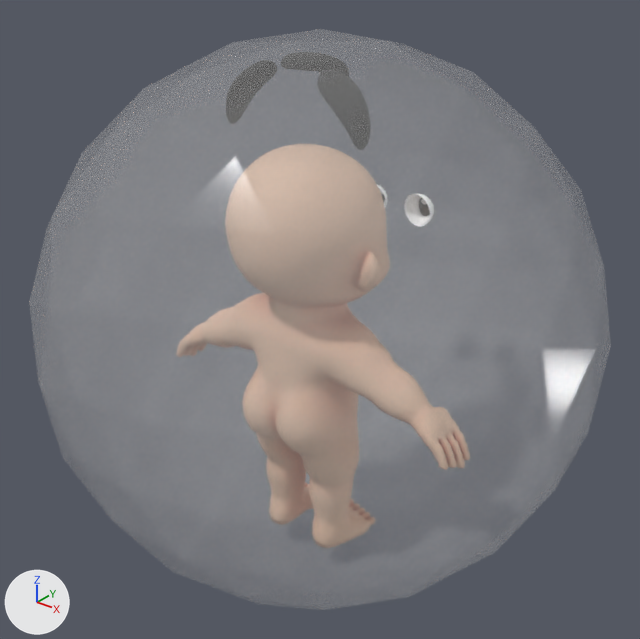
Two versions of the glTF model module/source/month9/baby9.glb, one commit apart.
Both versions are drawn from a 50 mm lens placed at (3.14, -3.89, 3.99), pointed at (0.0, 0.05, 1.55). The lights are fixed; the arrows at lower left show +X, +Y and +Z. The older version comes first. Where no turn or scale is listed for an object, it has been applied to the vertices.

The scene before the commit, as lines of its bpy script (objects in view):
```python
mat_material_002 = principled_material('Material.002')
mat_material_002.base_color = (1.0, 1.0, 1.0)  # white #ffffff
mat_material_002.roughness = 0.139
mat_material_002.alpha = 0.133
me_icosphere_001 = bpy.data.meshes.new('Icosphere.001')
me_icosphere_001.from_pydata(...)  # an icosphere of 320 faces spanning x -1.34..1.34, y -1.34..1.35, z -1.41..1.28
me_icosphere_001.materials.append(mat_material_002)  # white #ffffff
ob_icosphere = bpy.data.objects.new('Icosphere', me_icosphere_001)
ob_icosphere.parent = ob_empty
ob_icosphere.location = (0.0, -0.0149, 0.483)
ob_icosphere.scale = (0.38, 0.38, 0.38)
```
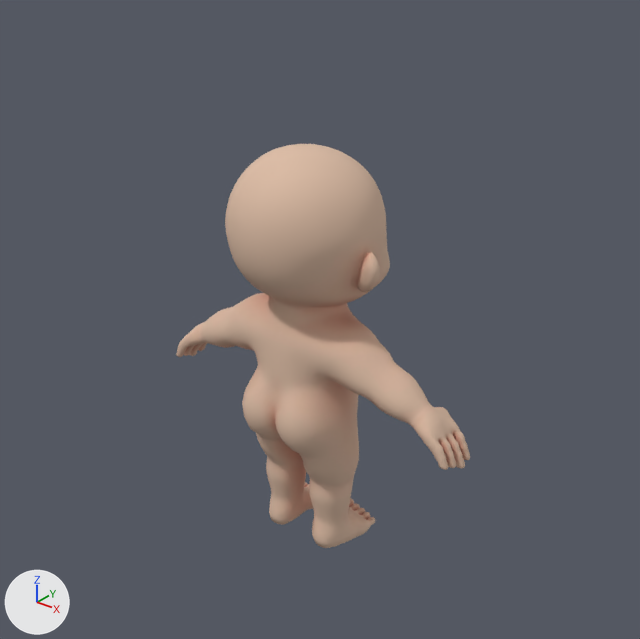
Changed parts and their boxes (x1, y1, x2, y2) in the pictures (640 x 639 px):
'Icosphere', surface changed, rescaled (not visible afterwards): before (29, 29, 611, 610)

Edits to the bpy script that builds the scene:
```text
Add img_light:
    img_light = load_image('light', '_unpacked/light', 256, 256, 'sRGB')
Change mat_material_002:
    where n0 = _N.new('ShaderNodeBsdfPrincipled'); n0.name = 'Principled BSDF'
    remove n0.inputs[0].default_value = (1.0, 1.0, 1.0, 1.0)  # 'Base Color', white #ffffff
    remove n0.inputs[4].default_value = 0.133  # 'Alpha'
    add n2 = _N.new('ShaderNodeMath'); n2.name = 'Math'
    add n2.operation = 'MULTIPLY'
    add n2.inputs[1].default_value = 0.133  # 'Value'
    add n3 = _N.new('ShaderNodeTexImage'); n3.name = 'Image Texture'
    add n3.image = img_light
    add _L.new(n2.outputs[0], n0.inputs[4])  # 'Value' to 'Alpha'
    add _L.new(n3.outputs[0], n0.inputs[0])  # 'Color' to 'Base Color'
    add _L.new(n3.outputs[1], n2.inputs[0])  # 'Alpha' to 'Value'
Change ob_icosphere:
    ob_icosphere.scale: (0.38, 0.38, 0.38) -> (0.0, 0.0, 0.0)
```
